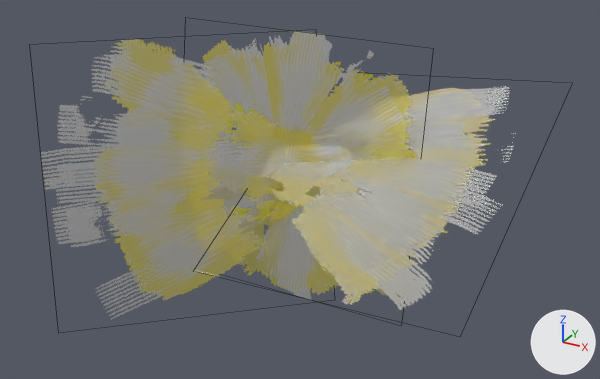
Before and after pictures for a commit that changed the FBX model Assets/Models/Effects/HitEffect3.fbx.
Rendered twice from a camera (50 mm lens) standing at (1.51, -2.66, 1.24) and looking at (0.12, -0.14, -0.01). The lights are fixed; the arrows at lower right show +X, +Y and +Z. Mesh edges are drawn as thin lines. Vertices at the same position are counted once.
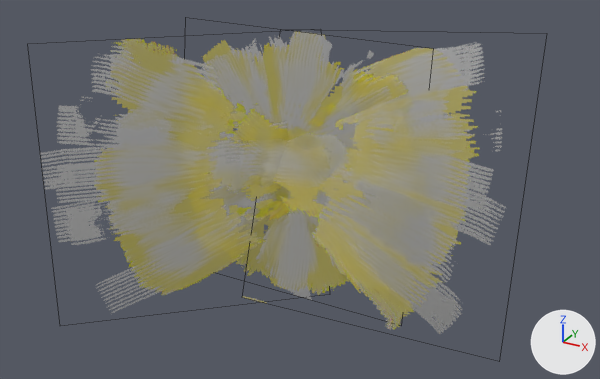
Commit message: Hit effect update

The change in detail:
me_cube has 12 vertices, 3 faces and spans x -0.83..0.97, y -0.75..0.47, z -0.53..0.53.
me_cube is used by ob_cube; location (0.0, 0.0, 0.0).
Part 1, on me_cube:
Vertex 0 of me_cube moves from (0.92, -0.61, -0.14) to (0.98, -0.35, -0.37).
Vertex 1 of me_cube moves from (0.97, 0.33, 0.4) to (0.91, 0.1, 0.62).
Vertex 2 of me_cube moves from (-0.15, -0.47, -0.28) at pixel (193, 271) to (-0.09, -0.24, -0.5) at pixel (242, 297).
Vertex 3 of me_cube moves from (-0.1, 0.47, 0.26) to (-0.16, 0.21, 0.49).
Vertex 4 of me_cube moves from (-0.01, 0.23, 0.5) to (0.04, 0.17, 0.52).
Vertex 5 of me_cube moves from (-0.83, -0.49, 0.5) to (-0.77, -0.55, 0.52).
Vertex 6 of me_cube moves from (0.22, -0.03, -0.53) to (0.17, 0.03, -0.55).
Vertex 7 of me_cube moves from (-0.59, -0.75, -0.53) to (-0.64, -0.69, -0.55).

Where the change shows, as pixel boxes (x1, y1, x2, y2) in the pictures (600 x 379 px; the box of a moved part takes in the faces that stretch with it):
'Cube', reshaped
    before: (40, 31, 516, 319)
    after: (40, 31, 507, 334)
part 1 of me_cube, moved or reshaped
    before: (41, 39, 516, 319)
    after: (40, 38, 507, 334)
